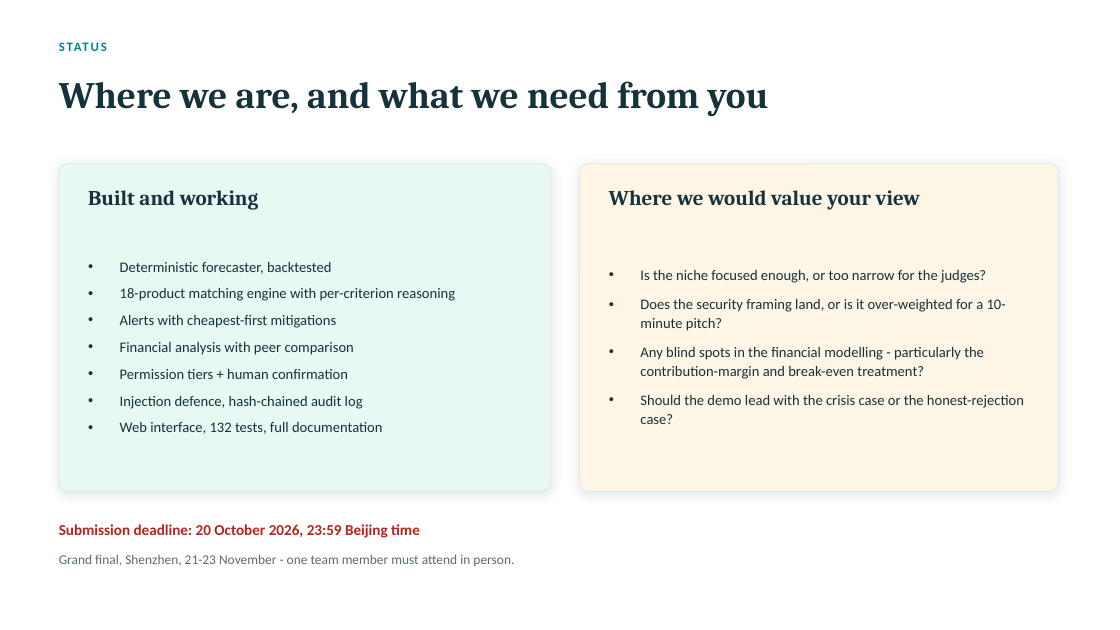
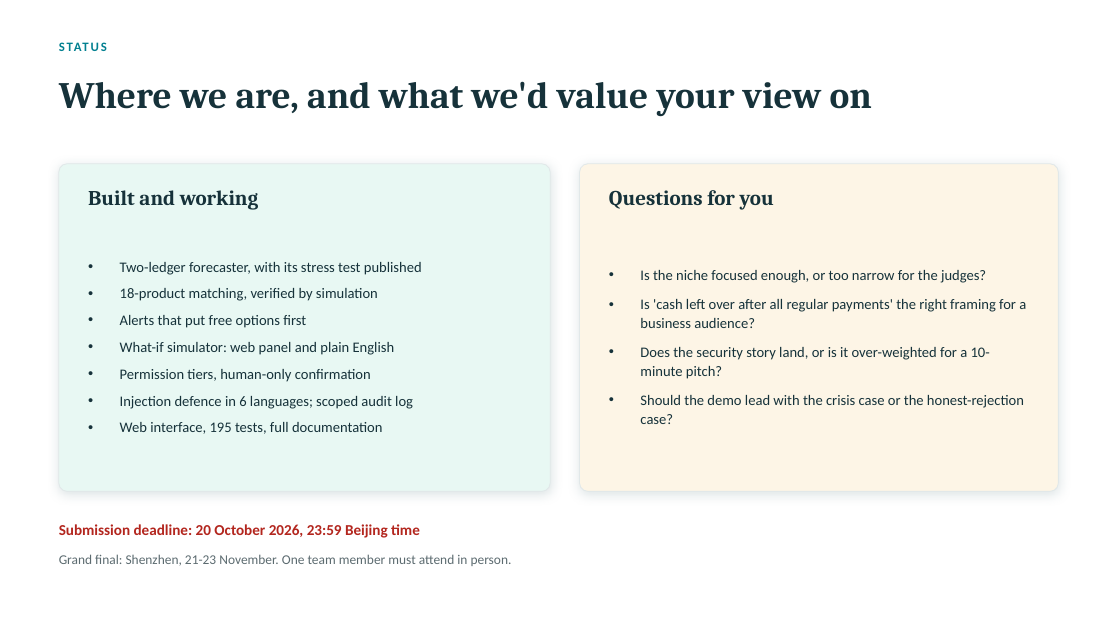
Before and after one commit to mhmdzaid012-arch/sme-finance-copilot, a slide deck: slide 14 of SME-Finance-Copilot-Pitch.pptx (slide 13 before the commit). Drawn at 1120x630 pixels with LibreOffice and Linux fonts; fonts in the diff are those of the drawing. Boxes give left, top, right and bottom in pixels: in the first picture for what was removed or moved away, otherwise in the second. Text is boxed around its words. In the diff, an @@ line names an element or a change of style, - is before the commit and + after.

```diff
--- a/SME-Finance-Copilot-Pitch.pptx
+++ b/SME-Finance-Copilot-Pitch.pptx
@@ text at (59,81,872,117): text changed @@
-Where we are, and what we need from you
+Where we are, and what we'd value your view on
@@ text at (609,190,774,210): text changed @@
-Where we would value your view
+Questions for you
@@ text at (120,262,422,434): text changed @@
-• Deterministic forecaster, backtested
-• 18-product matching engine with per-criterion reasoning
-• Alerts with cheapest-first mitigations
-• Financial analysis with peer comparison
-• Permission tiers + human confirmation
-• Injection defence, hash-chained audit log
-• Web interface, 132 tests, full documentation
+• Two-ledger forecaster, with its stress test published
+• 18-product matching, verified by simulation
+• Alerts that put free options first
+• What-if simulator: web panel and plain English
+• Permission tiers, human-only confirmation
+• Injection defence in 6 languages; scoped audit log
+• Web interface, 195 tests, full documentation
@@ text at (640,299,1026,379): text changed @@
-• Does the security framing land, or is it over-weighted for a 10-minute pitch?
-• Any blind spots in the financial modelling - particularly the contribution-margin and break-even treatment?
+• Is 'cash left over after all regular payments' the right framing for a business audience?
+• Does the security story land, or is it over-weighted for a 10-minute pitch?
@@ text at (59,554,512,566): text changed @@
-Grand final, Shenzhen, 21-23 November - one team member must attend in person.
+Grand final: Shenzhen, 21-23 November. One team member must attend in person.
```
Also in this commit, not shown: 12 other slides changed, 2 slides added, 1 slide removed, 31 other files.
